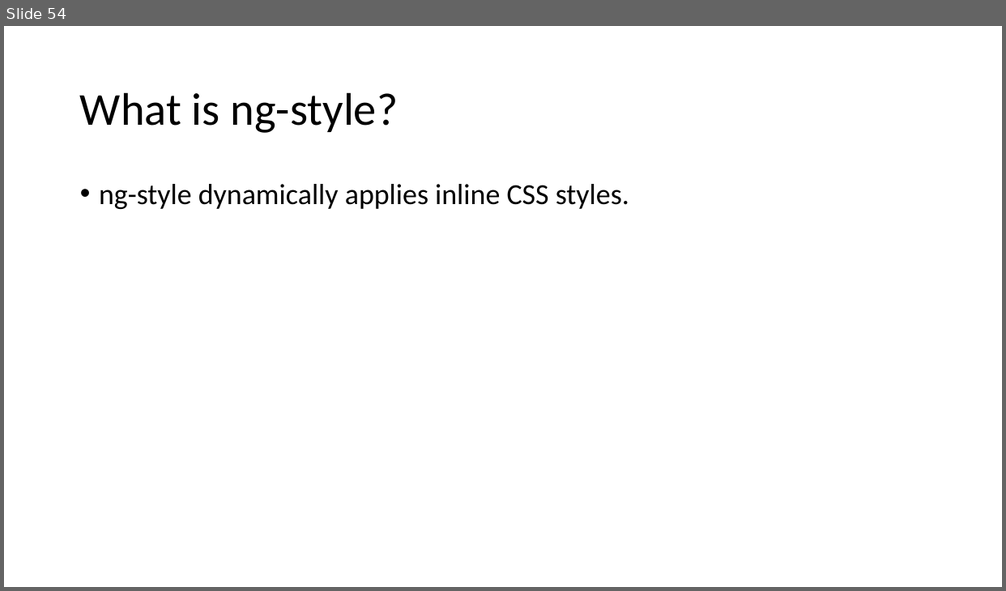
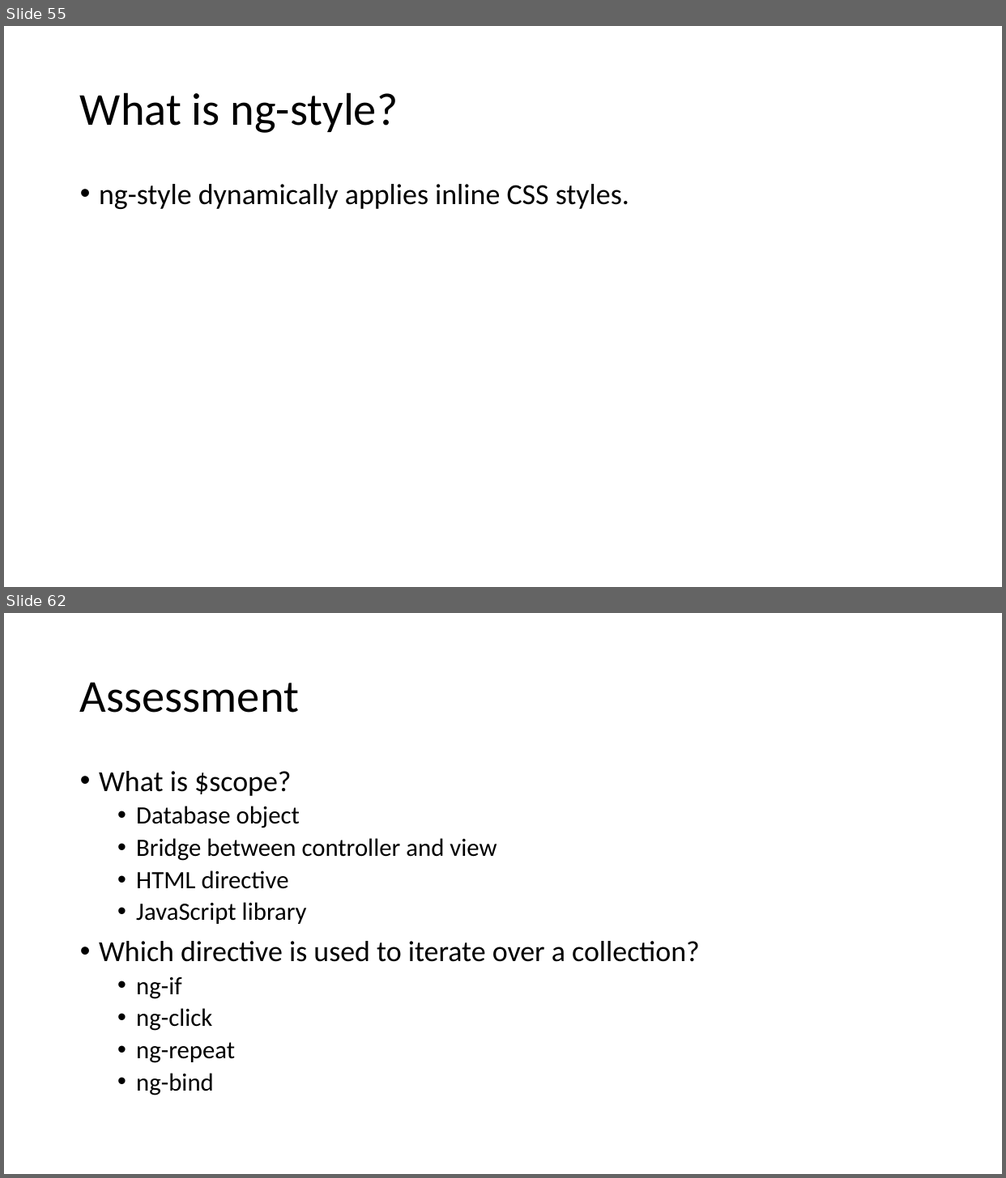
Before and after one commit to vivek-gohil/MIT, a slide deck: Angular JS.pptx. Shown one above the other, each under a label of ours: slide 54 before the commit, slides 55 and 62 after it; the slides between them are not shown. The pictures are 1006x591 and 1006x1178 pixels, drawn with LibreOffice and Linux fonts; fonts in the diff are those of the drawing. Boxes give left, top, right and bottom in pixels: in the first picture for what was removed or moved away, otherwise in the second. Text is boxed around its words. In the diff, an @@ line names an element or a change of style, - is before the commit and + after.

```diff
--- a/Angular JS.pptx
+++ b/Angular JS.pptx
@@ slide 62 added at (4,613,1002,1174), background #FFFFFF @@
@@ title added at (80,682,299,713), 44 pt, text #000000 @@
+Assessment
@@ text added at (99,771,700,1096), 24 pt, text #000000 @@
+• What is $scope?
+  • Database object
+  • Bridge between controller and view
+  • HTML directive
+  • JavaScript library
+• Which directive is used to iterate over a collection?
+  • ng-if
+  • ng-click
+  • ng-repeat
+  • ng-bind
@@ what was slide 54 is now slide 55 @@
```
Also in this commit, not shown: 1 slide changed, 9 other slides added.
